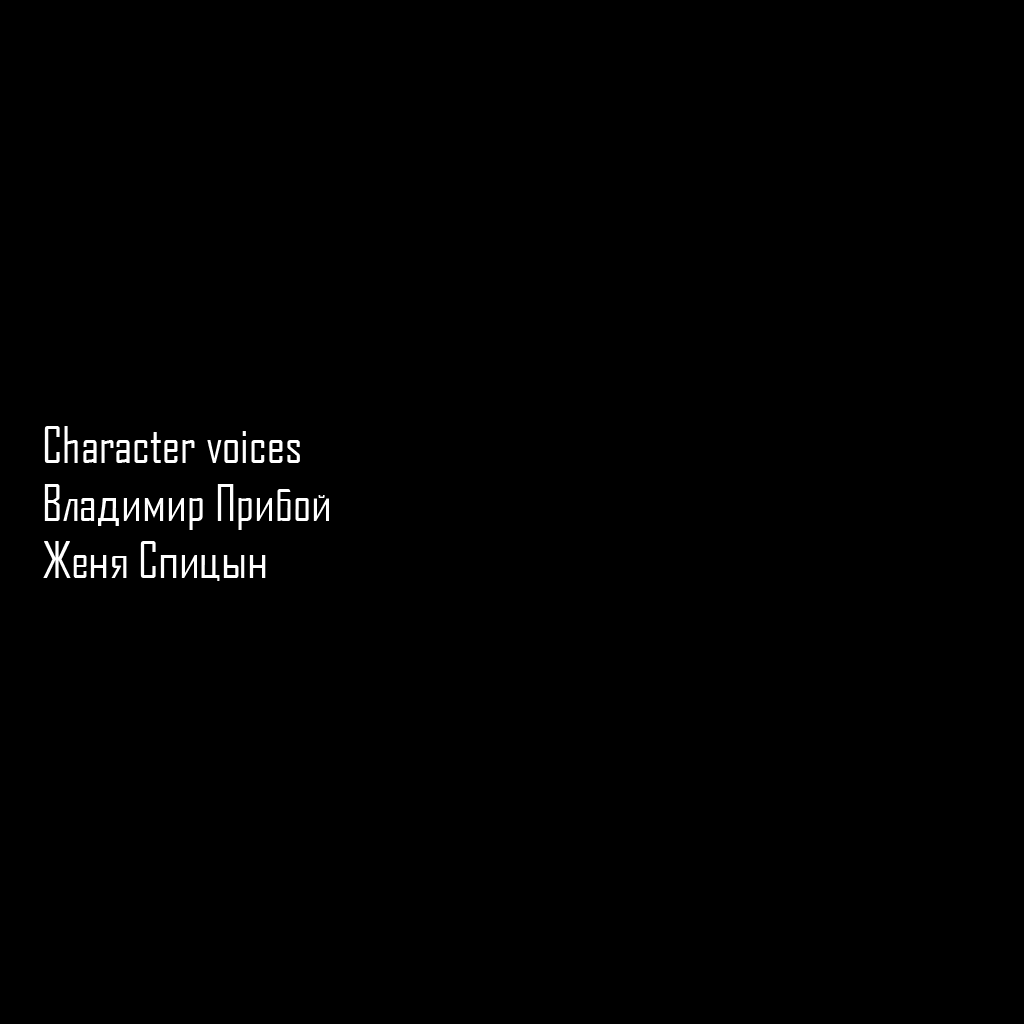
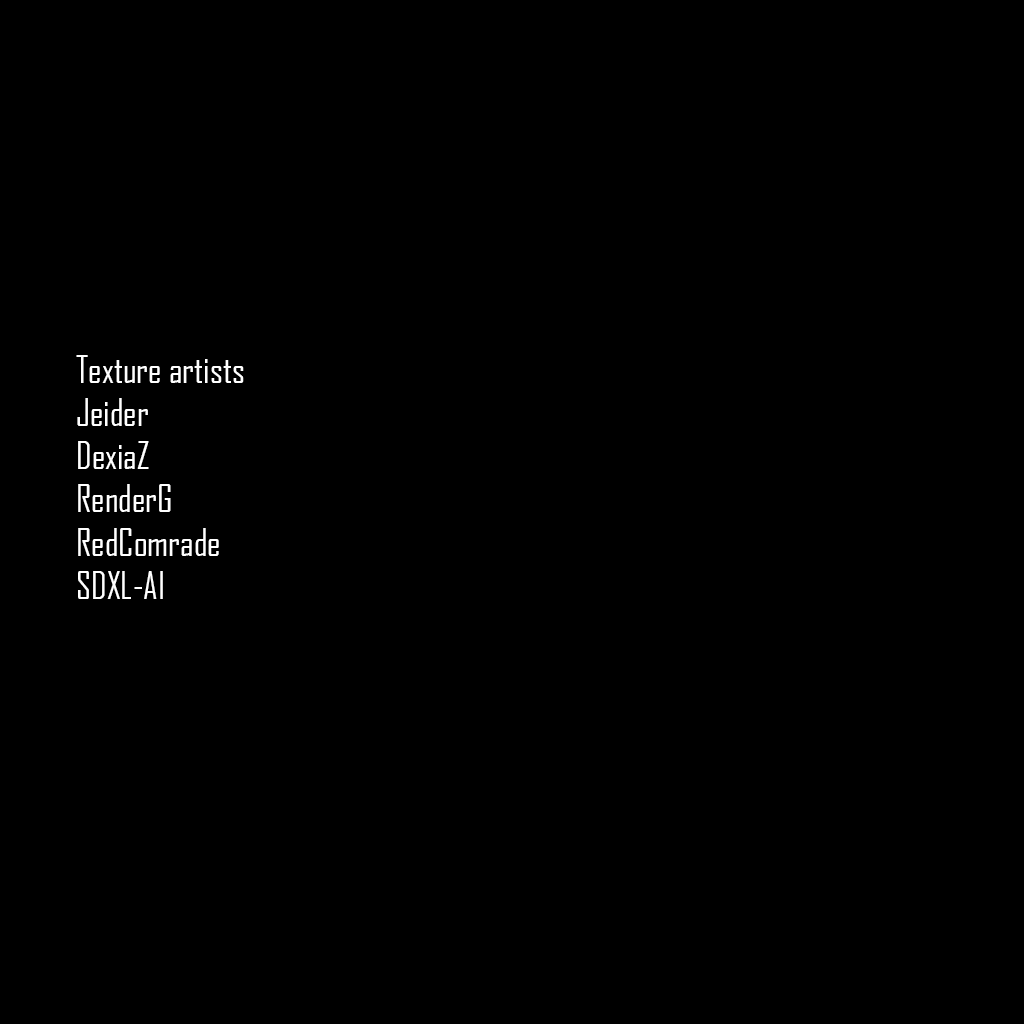
The second 1024px x 1024px image is a revision of the first. Changes to its layers:
renamed "Character voices Владимир Прибой Женя Спицын" to "Texture artists Jeider DexiaZ RenderG RedComrade SDXL-AI", painted on it over [43, 355, 329, 599]
